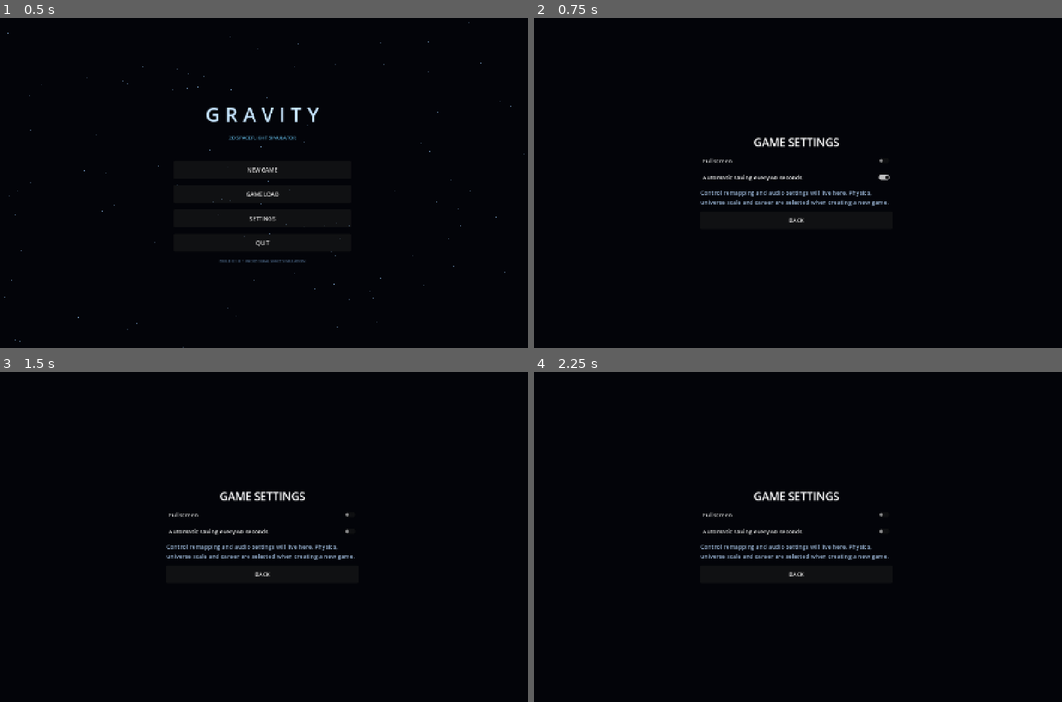
Above: before the commit, frames 1-4 (two rows, left to right).
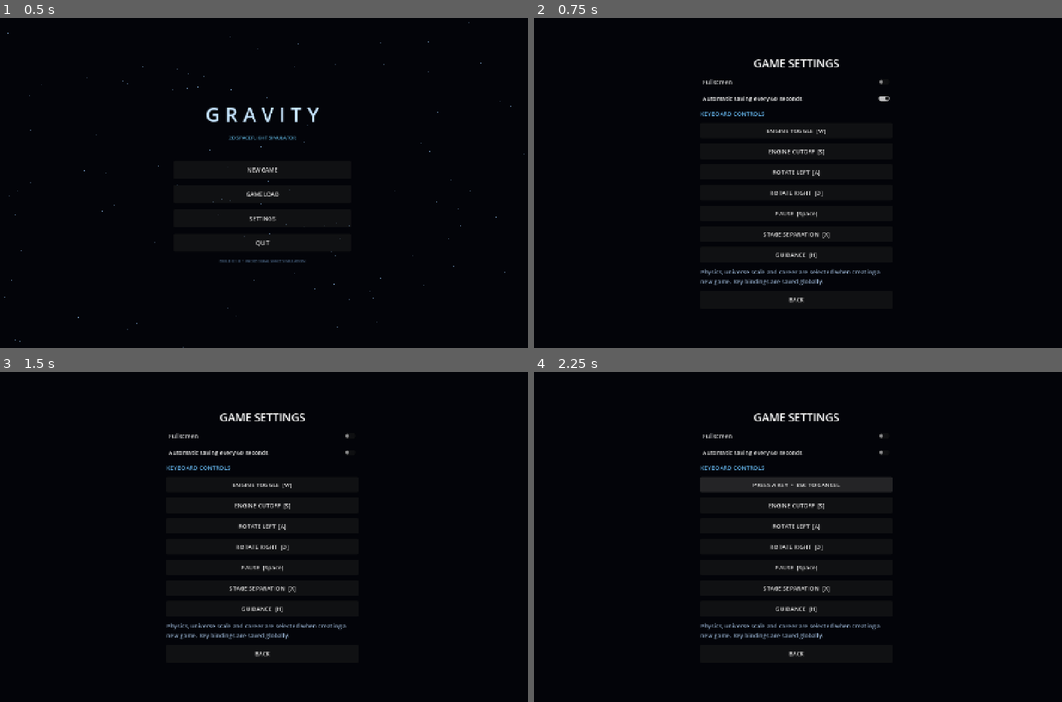
Above: after the commit, the same moments.

Repository: Blagos1195/Gravity-simulator
Game: Godot game, scene res://scenes/main.tscn
The game is run twice, just before and just after one commit, with the same random seed, the same clock (stepped at 60 frames per second) and the same inputs.
Inputs (mouse positions are in pixels of both pictures, inside the frame that each line leads up to):
- Up to frame 1 (0.5 s): no input
- Up to frame 2 (0.75 s): click "SETTINGS" at 0.5 s
- Up to frame 3 (1.5 s): click "Automatic saving every 60 sec…" at 1.25 s
- Up to frame 4 (2.25 s): click (798, 484) at 2 s, where only the run after the commit has a clickable "ENGINE TOGGLE [W]"

Frame 1 is identical in both runs. In frame 2, 3.0% of the frame differs, in the area x 31-68%, y 12-87%; in frame 3, 2.9%; in frame 4, 4.4%.

Commit message:
Add persistent keyboard remapping settings

Diff:
--- a/Gravity/scripts/main.gd
+++ b/Gravity/scripts/main.gd
@@ -14,6 +14,17 @@
 var sim
 var autosave_elapsed := 0.0
 var autosave_enabled := true
+var rebinding_action := ""
+var rebinding_button: Button
+const CONTROL_BINDINGS := {
+	"engine_toggle": ["ENGINE TOGGLE", KEY_W],
+	"throttle_cutoff": ["ENGINE CUTOFF", KEY_S],
+	"rotate_left": ["ROTATE LEFT", KEY_A],
+	"rotate_right": ["ROTATE RIGHT", KEY_D],
+	"pause_game": ["PAUSE", KEY_SPACE],
+	"stage_separation": ["STAGE SEPARATION", KEY_X],
+	"guidance_toggle": ["GUIDANCE", KEY_H]
+}
 var status_label: Label
 var menu_root: VBoxContainer
 var settings_root: VBoxContainer
@@ -26,7 +37,64 @@
 
 func _ready() -> void:
 	DirAccess.make_dir_recursive_absolute(ProjectSettings.globalize_path(SAVE_DIR))
+	_configure_input_actions()
 	_build_menu()
+
+func _configure_input_actions() -> void:
+	var config := ConfigFile.new()
+	config.load("user://controls.cfg")
+	for action in CONTROL_BINDINGS:
+		if not InputMap.has_action(action):
+			InputMap.add_action(action)
+		InputMap.action_erase_events(action)
+		var keycode := int(config.get_value("controls", action, CONTROL_BINDINGS[action][1]))
+		var key_event := InputEventKey.new()
+		key_event.physical_keycode = keycode
+		InputMap.action_add_event(action, key_event)
+
+func _save_controls() -> void:
+	var config := ConfigFile.new()
+	for action in CONTROL_BINDINGS:
+		var events := InputMap.action_get_events(action)
+		if not events.is_empty() and events[0] is InputEventKey:
+			config.set_value("controls", action, int(events[0].physical_keycode))
+	config.save("user://controls.cfg")
+
+func _input(event: InputEvent) -> void:
+	if rebinding_action.is_empty() or not event is InputEventKey or not event.pressed or event.echo:
+		return
+	if event.keycode == KEY_ESCAPE:
+		rebinding_action = ""
+		if is_instance_valid(rebinding_button):
+			rebinding_button.text = _binding_label(rebinding_button.get_meta("action"))
+		return
+	var key_event := InputEventKey.new()
+	key_event.physical_keycode = event.physical_keycode if event.physical_keycode != 0 else event.keycode
+	InputMap.action_erase_events(rebinding_action)
+	InputMap.action_add_event(rebinding_action, key_event)
+	_save_controls()
+	if is_instance_valid(rebinding_button):
+		rebinding_button.text = _binding_label(rebinding_action)
+	rebinding_action = ""
+	rebinding_button = null
+
+func _binding_label(action: String) -> String:
+	var events := InputMap.action_get_events(action)
+	var key_name := "UNBOUND"
+	if not events.is_empty() and events[0] is InputEventKey:
+		key_name = OS.get_keycode_string(events[0].physical_keycode)
+	return "%s  [%s]" % [str(CONTROL_BINDINGS[action][0]), key_name]
+
+func _add_rebind_button(parent: Node, action: String) -> void:
+	var button := Button.new()
+	button.text = _binding_label(action)
+	button.custom_minimum_size = Vector2(0, 42)
+	button.pressed.connect(func():
+		rebinding_action = action
+		rebinding_button = button
+		button.text = "PRESS A KEY  •  ESC TO CANCEL"
+	)
+	parent.add_child(button)
 
 func _process(delta: float) -> void:
 	if mode == "flight":
@@ -452,8 +520,11 @@
 	autosave.button_pressed = autosave_enabled
 	autosave.toggled.connect(func(enabled: bool): autosave_enabled = enabled)
 	settings_root.add_child(autosave)
+	_add_setting_label(settings_root, "KEYBOARD CONTROLS")
+	for action in CONTROL_BINDINGS:
+		_add_rebind_button(settings_root, action)
 	var controls_note := Label.new()
-	controls_note.text = "Control remapping and audio settings will live here. Physics, universe scale and career are selected when creating a new game."
+	controls_note.text = "Physics, universe scale and career are selected when creating a new game. Key bindings are saved globally."
 	controls_note.autowrap_mode = TextServer.AUTOWRAP_WORD_SMART
 	controls_note.add_theme_color_override("font_color", Color(0.58, 0.68, 0.8))
 	settings_root.add_child(controls_note)
